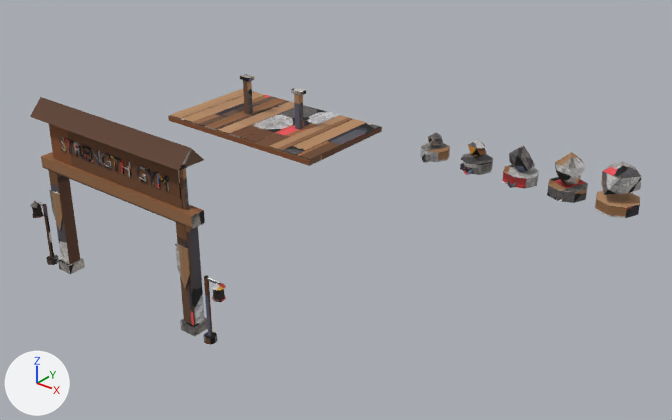
Two versions of the FBX model assets/stations/area_gym_2_5.fbx, one commit apart.
Both versions are drawn from a 50 mm camera at (133.2, -160.1, 97.7) aimed at (11.0, -7.4, 3.0). Every picture has the same lights, and +X, +Y and +Z are marked at lower left. The picture after the commit comes second.

Objects in the first picture: 'area_gym_2_5_body' and 1 more.
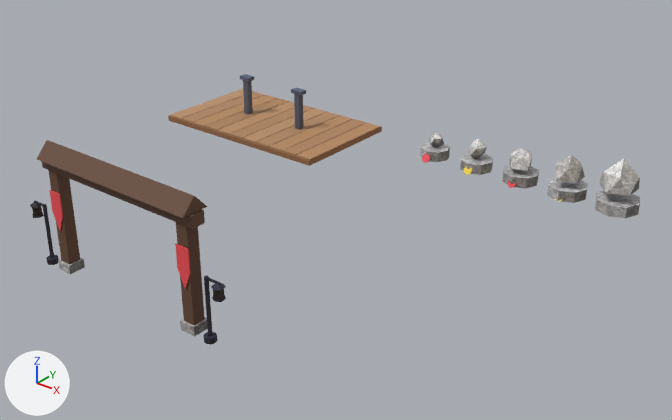
Location of each change, (x1, y1, x2, y2) in pixels of the pictures (672 x 420 px; the box of a moved part takes in the faces that stretch with it):
'area_gym_2_5_body', reshaped
    before: (30, 74, 641, 345)
    after: (30, 74, 640, 345)
part 1 of me_area_gym_2_5_body, moved or reshaped
    before: (30, 97, 204, 171)
    after: (37, 140, 208, 218)
part 2 of me_area_gym_2_5_body, rebuilt (9% taller)
    before: (601, 161, 641, 195)
    after: (599, 159, 640, 196)
part 3 of me_area_gym_2_5_body, rebuilt (11% narrower, 14% shorter)
    before: (509, 145, 535, 172)
    after: (509, 148, 532, 171)
part 4 of me_area_gym_2_5_body, rebuilt (6% narrower, 12% shorter)
    before: (555, 152, 586, 185)
    after: (556, 154, 585, 183)
part 5 of me_area_gym_2_5_body, deleted (brown)
    before: (49, 124, 189, 210)
part 6 of me_area_gym_2_5_body, moved or reshaped
    before: (428, 133, 486, 158)
    after: (429, 132, 487, 159)
part 7 of me_area_gym_2_5_body, surface changed
    both: (30, 74, 640, 345)

What changed in the scene script:
```text
Change me_area_gym_2_5_body:
    used by ob_area_gym_2_5_body; location = (0.0, 0.0, 0.0)
    remove me_area_gym_2_5_body.from_pydata(...)  # 1538 vertices, 1879 faces; spans x -70.0..64.9, y -63.0..46.2, z 0.0..37.8
    add me_area_gym_2_5_body.from_pydata(...)  # 534 vertices, 425 faces; spans x -70.0..64.9, y -63.0..46.2, z 0.0..28.8
    me_area_gym_2_5_body part 1: the loose piece of 6 vertices spanning x -21.2..21.2, y -63.0..-57.0, z 34.6..37.8 is moved by (0.0, 0.0, -9.0)
    me_area_gym_2_5_body part 2: the loose piece of 12 vertices spanning x 54.9..64.3, y 35.0..44.5, z 4.2..12.5 is rebuilt with 12 vertices and now spans x 54.3..63.9, y 35.6..43.7, z 4.1..13.3
    me_area_gym_2_5_body part 3: the loose piece of 12 vertices spanning x 30.1..36.3, y 37.7..43.4, z 2.4..10.0 is rebuilt with 12 vertices and now spans x 29.8..36.5, y 36.6..42.8, z 3.3..9.2
    me_area_gym_2_5_body part 4: the loose piece of 12 vertices spanning x 43.0..50.4, y 36.3..44.2, z 2.7..11.5 is rebuilt with 12 vertices and now spans x 43.6..49.8, y 35.8..43.6, z 3.5..10.9
    me_area_gym_2_5_body part 5: 13 loose pieces with 1004 vertices, spanning x -19.2..19.2, y -60.9..-59.4, z 24.6..34.6, are deleted
    me_area_gym_2_5_body part 6
    22 vertices are removed from x 5.2..22.6, y 37.8..42.1, z 3.1..8.5
    40 faces are deleted
    22 vertices are added at x 5.3..23.2, y 37.8..42.6, z 2.5..8.7
    40 new faces join them
    me_area_gym_2_5_body part 7: 318 kept faces spanning x -70.0..64.9, y -62.4..46.2, z 0.0..25.6 get new texture (UV) coordinates
```
